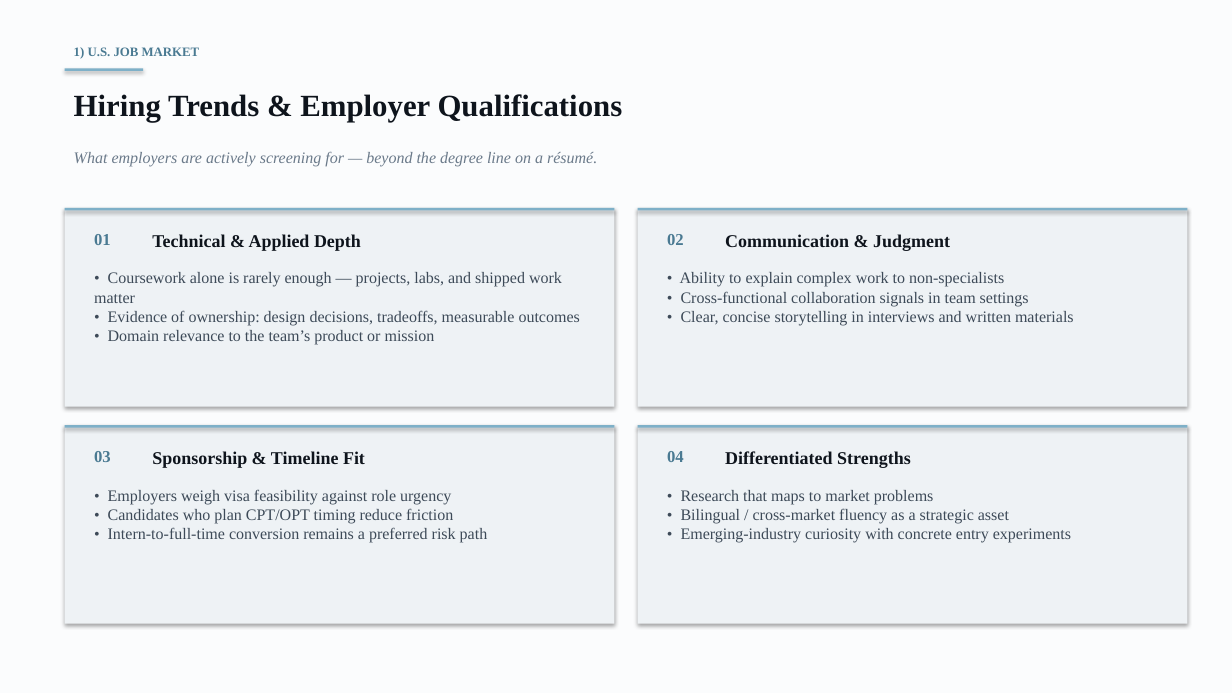
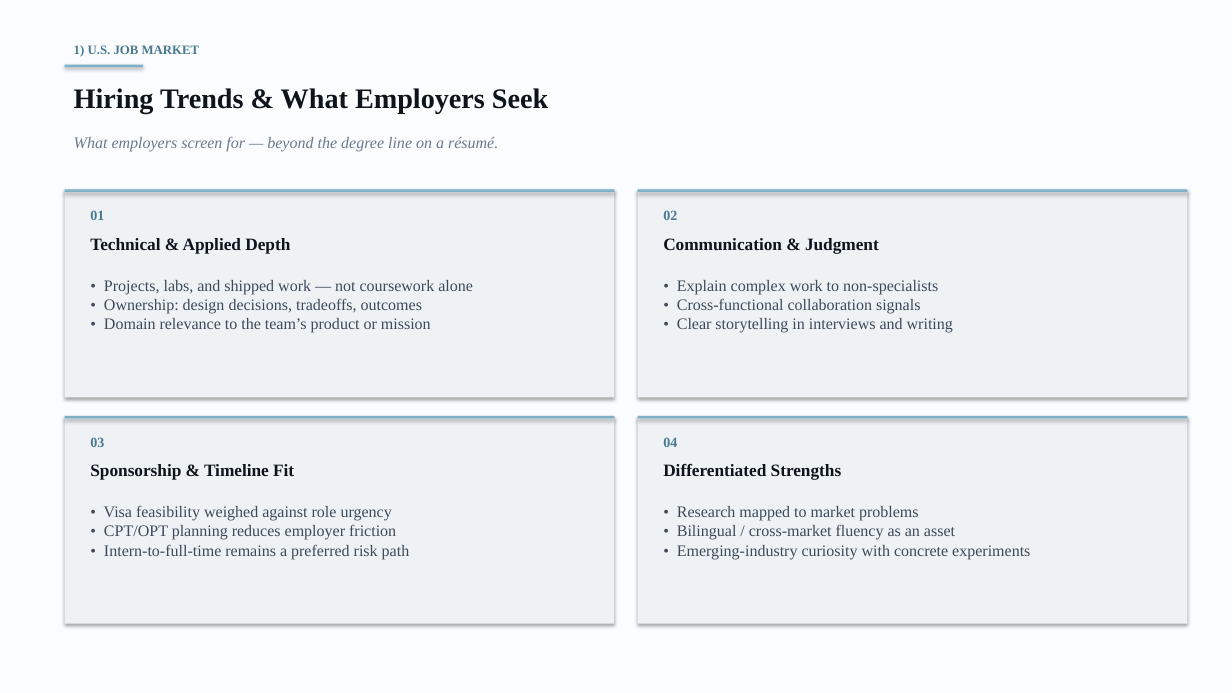
Before and after one commit to anthonyleedu/anthonyleedu, a slide deck: slide 6 of Heliospace_Company_And_Product_Overview.pptx (slide 7 before the commit). Drawn at 1232x693 pixels with LibreOffice and Linux fonts; fonts in the diff are those of the drawing. Boxes give left, top, right and bottom in pixels: in the first picture for what was removed or moved away, otherwise in the second. Text is boxed around its words. In the diff, an @@ line names an element or a change of style, - is before the commit and + after.

```diff
--- a/Heliospace_Company_And_Product_Overview.pptx
+++ b/Heliospace_Company_And_Product_Overview.pptx
@@ rectangle: place and size @@
-rectangle at [65, 68, 143, 71]
+rectangle at [65, 65, 143, 67]
@@ text at [74, 88, 548, 113]: text changed; size 24 to 22 pt @@
-Hiring Trends & Employer Qualifications
+Hiring Trends & What Employers Seek
@@ text at [74, 137, 498, 152]: text changed @@
-What employers are actively screening for — beyond the degree line on a résumé.
+What employers screen for — beyond the degree line on a résumé.
@@ rectangle: place and size @@
-rectangle at [65, 208, 615, 407]
+rectangle at [65, 189, 615, 397]
@@ rectangle: place and size @@
-rectangle at [65, 208, 615, 211]
+rectangle at [65, 189, 615, 192]
@@ size 13 to 11 pt in 4 elements at [663, 437, 677, 447], [90, 437, 104, 447], [663, 210, 677, 220], [90, 210, 104, 220] @@
@@ text "01": place and size @@
-text "01" at [94, 234, 111, 245]
+text "01" at [90, 210, 104, 220]
@@ rectangle: place and size @@
-rectangle at [638, 208, 1188, 407]
+rectangle at [638, 189, 1188, 397]
@@ rectangle: place and size @@
-rectangle at [638, 208, 1188, 211]
+rectangle at [638, 189, 1188, 192]
@@ text "02": place and size @@
-text "02" at [667, 234, 684, 245]
+text "02" at [663, 210, 677, 220]
@@ text "Technical & Applied Depth": place and size @@
-text "Technical & Applied Depth" at [152, 234, 361, 251]
+text "Technical & Applied Depth" at [90, 238, 290, 254]
@@ text "Communication & Judgment": place and size @@
-text "Communication & Judgment" at [725, 234, 950, 251]
+text "Communication & Judgment" at [663, 238, 879, 254]
@@ text "• Projects, labs, and shipped ...": place and size @@
-text "• Projects, labs, and shipped ..." at [94, 272, 580, 345]
+text "• Projects, labs, and shipped ..." at [104, 280, 473, 333]
@@ text at [104, 280, 473, 314]: text changed @@
-• Coursework alone is rarely enough — projects, labs, and shipped work matter
-• Evidence of ownership: design decisions, tradeoffs, measurable outcomes
+• Projects, labs, and shipped work — not coursework alone
+• Ownership: design decisions, tradeoffs, outcomes
@@ text at [677, 280, 953, 333]: text changed @@
-• Ability to explain complex work to non-specialists
-• Cross-functional collaboration signals in team settings
-• Clear, concise storytelling in interviews and written materials
+• Explain complex work to non-specialists
+• Cross-functional collaboration signals
+• Clear storytelling in interviews and writing
@@ rectangle: place and size @@
-rectangle at [65, 425, 615, 624]
+rectangle at [65, 416, 615, 624]
@@ rectangle: place and size @@
-rectangle at [65, 425, 615, 428]
+rectangle at [65, 416, 615, 419]
@@ rectangle: place and size @@
-rectangle at [638, 425, 1188, 624]
+rectangle at [638, 416, 1188, 624]
@@ rectangle: place and size @@
-rectangle at [638, 425, 1188, 428]
+rectangle at [638, 416, 1188, 419]
@@ text "03": place and size @@
-text "03" at [94, 451, 111, 462]
+text "03" at [90, 437, 104, 447]
@@ text "04": place and size @@
-text "04" at [667, 451, 684, 462]
+text "04" at [663, 437, 677, 447]
@@ text "Sponsorship & Timeline Fit": place and size @@
-text "Sponsorship & Timeline Fit" at [152, 451, 365, 468]
+text "Sponsorship & Timeline Fit" at [90, 464, 294, 480]
@@ size 14 to 13.5 pt in 4 elements at [90, 238, 290, 254], [663, 238, 879, 254], [90, 464, 294, 480], [663, 464, 842, 480] @@
@@ text "Differentiated Strengths": place and size @@
-text "Differentiated Strengths" at [725, 451, 911, 468]
+text "Differentiated Strengths" at [663, 464, 842, 480]
@@ text at [104, 505, 410, 560]: text changed @@
-• Employers weigh visa feasibility against role urgency
-• Candidates who plan CPT/OPT timing reduce friction
-• Intern-to-full-time conversion remains a preferred risk path
+• Visa feasibility weighed against role urgency
+• CPT/OPT planning reduces employer friction
+• Intern-to-full-time remains a preferred risk path
@@ text at [677, 506, 1030, 560]: text changed @@
-• Research that maps to market problems
-• Bilingual / cross-market fluency as a strategic asset
-• Emerging-industry curiosity with concrete entry experiments
+• Research mapped to market problems
+• Bilingual / cross-market fluency as an asset
+• Emerging-industry curiosity with concrete experiments
```
Also in this commit, not shown: 12 other slides changed, 7 slides added, 15 slides removed.
